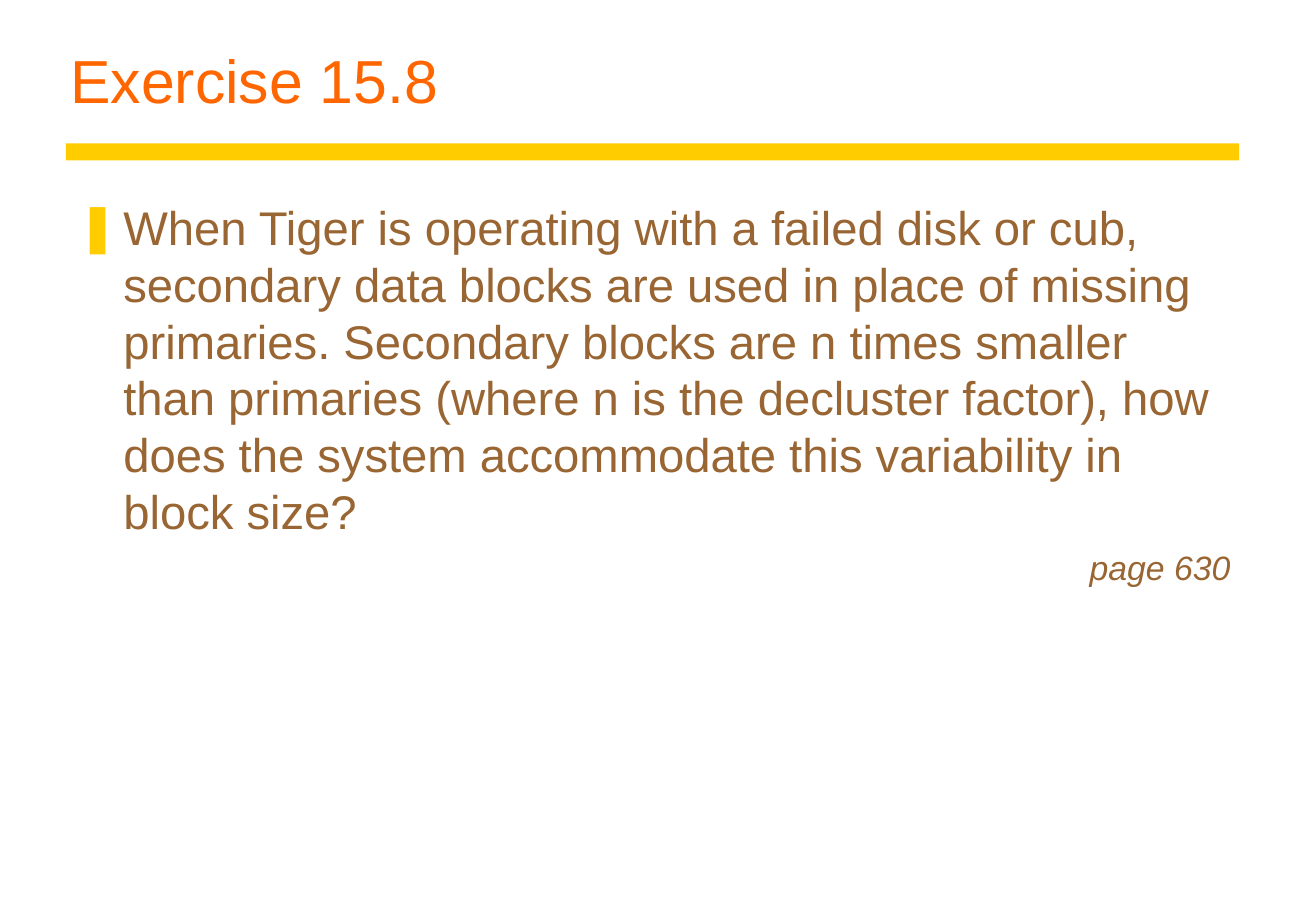
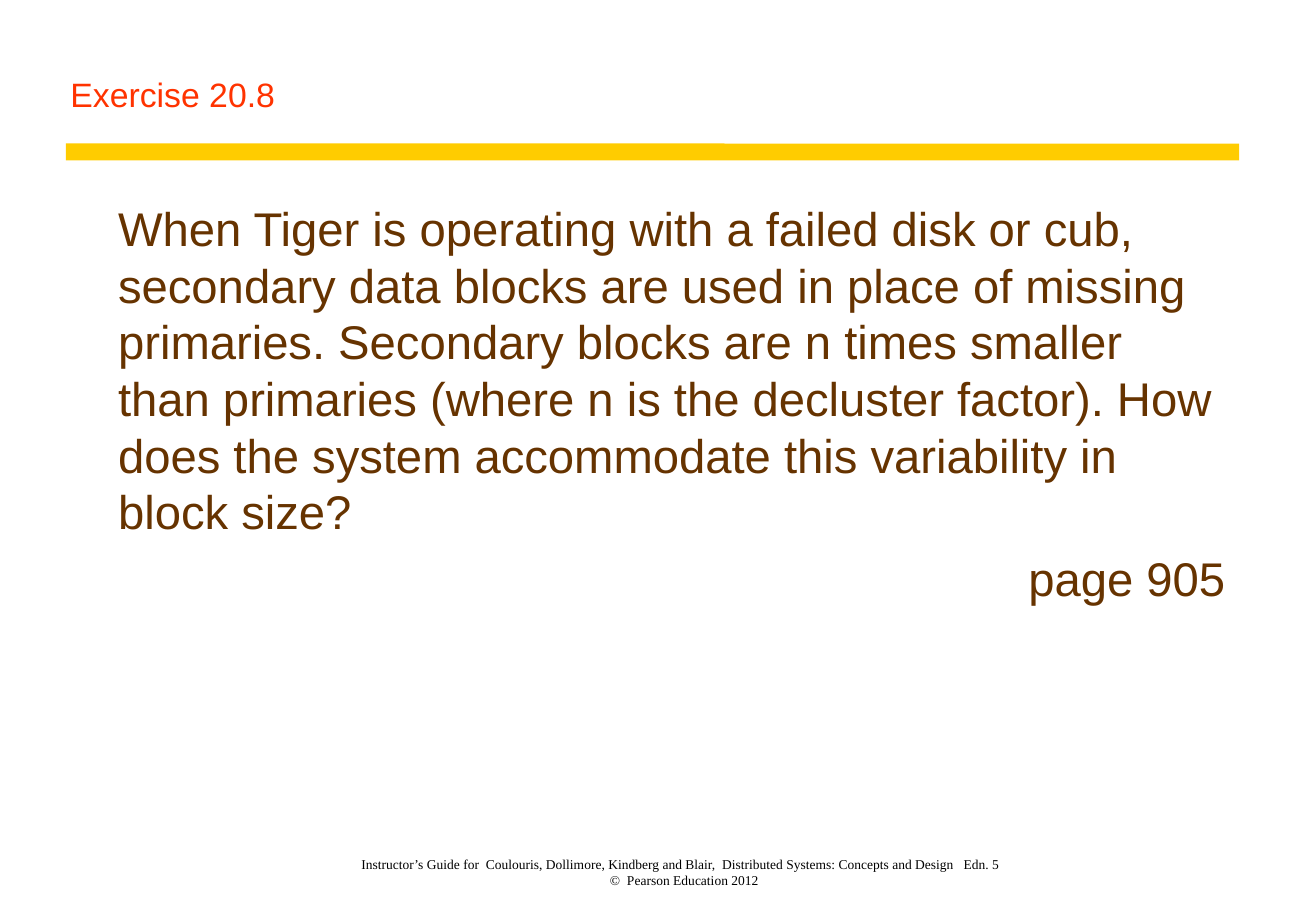
Before and after one commit to Conan1985/Network-Operating-Systems, a slide deck: slide 9 of Text book/Excercises/Exercises 20.ppt. Drawn at 1316x911 pixels with LibreOffice and Linux fonts; fonts in the diff are those of the drawing. Boxes give left, top, right and bottom in pixels: in the first picture for what was removed or moved away, otherwise in the second. Text is boxed around its words. In the diff, an @@ line names an element or a change of style, - is before the commit and + after.

```diff
--- a/Text book/Excercises/Exercises 20.ppt
+++ b/Text book/Excercises/Exercises 20.ppt
@@ title at (70,82,275,108): text changed; size 36 to 20 pt; text colour #FF6600 to #FF3300 @@
-Exercise 15.8
+Exercise 20.8
@@ text at (118,211,1225,606): text changed; text colour #996633 to #663300 @@
-❚ When Tiger is operating with a failed disk or cub, secondary data blocks are used in place of missing primaries. Secondary blocks are n times smaller than primaries (where n is the decluster factor), how does the system accommodate this variability in block size?
-page 630
+When Tiger is operating with a failed disk or cub, secondary data blocks are used in place of missing primaries. Secondary blocks are n times smaller than primaries (where n is the decluster factor). How does the system accommodate this variability in block size?
+page 905
@@ text added at (361,859,999,885), 8 pt, text #000000 @@
+Instructor’s Guide for Coulouris, Dollimore, Kindberg and Blair, Distributed Systems: Concepts and Design Edn. 5
+© Pearson Education 2012
```
Also in this commit, not shown: 8 other slides changed, 2 slides added, 3 other files.
